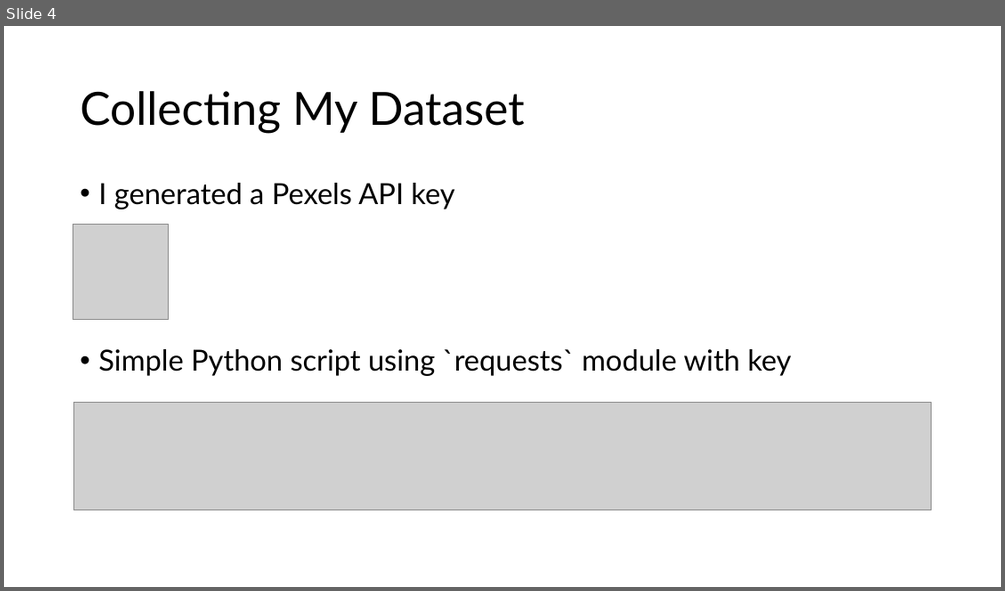
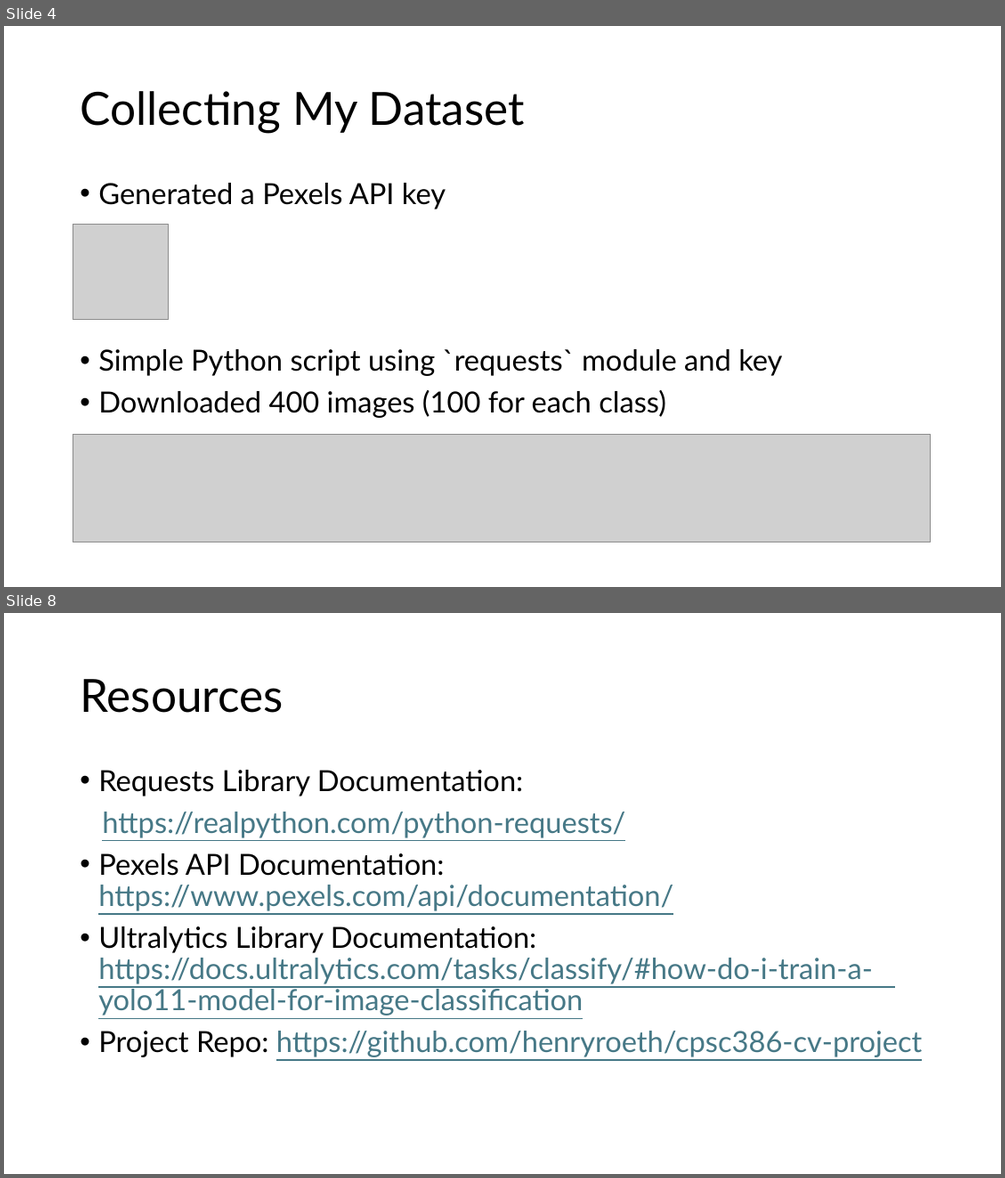
Before and after one commit to henryroeth/cpsc386-cv-project, a slide deck: docs/Project_Presentation_HKR.pptx. Shown one above the other, each under a label of ours: slide 4 before the commit, slides 4 and 8 after it; the slides between them are not shown. The pictures are 1005x591 and 1005x1178 pixels, drawn with LibreOffice and Linux fonts; fonts in the diff are those of the drawing; grey boxes stand for pictures. Boxes give left, top, right and bottom in pixels: in the first picture for what was removed or moved away, otherwise in the second. Text is boxed around its words. In the diff, an @@ line names an element or a change of style, - is before the commit and + after.

```diff
--- a/docs/Project_Presentation_HKR.pptx
+++ b/docs/Project_Presentation_HKR.pptx
@@ slide 8 added at bbox=[4, 613, 1001, 1174], background #FFFFFF @@
@@ title added at bbox=[80, 679, 283, 713], 44 pt, text #000000 @@
+Resources
@@ text added at bbox=[98, 770, 922, 1057], 28 pt, text #467886, underline @@
+• Requests Library Documentation:
+https://realpython.com/python-requests/
+• Pexels API Documentation: https://www.pexels.com/api/documentation/
+• Ultralytics Library Documentation: https://docs.ultralytics.com/tasks/classify/#how-do-i-train-a- yolo11-model-for-image-classification
+• Project Repo: https://github.com/henryroeth/cpsc386-cv-project
@@ slide 4 changed as well @@
@@ text at bbox=[98, 183, 782, 418]: text changed @@
-• I generated a Pexels API key
-• Simple Python script using `requests` module with key
+• Generated a Pexels API key
+• Simple Python script using `requests` module and key
+• Downloaded 400 images (100 for each class)
@@ picture: place and size @@
-picture at bbox=[73, 402, 931, 510]
+picture at bbox=[73, 434, 930, 542]
```
Also in this commit, not shown: 3 other slides changed, 4 other slides added, 2 slides removed.
